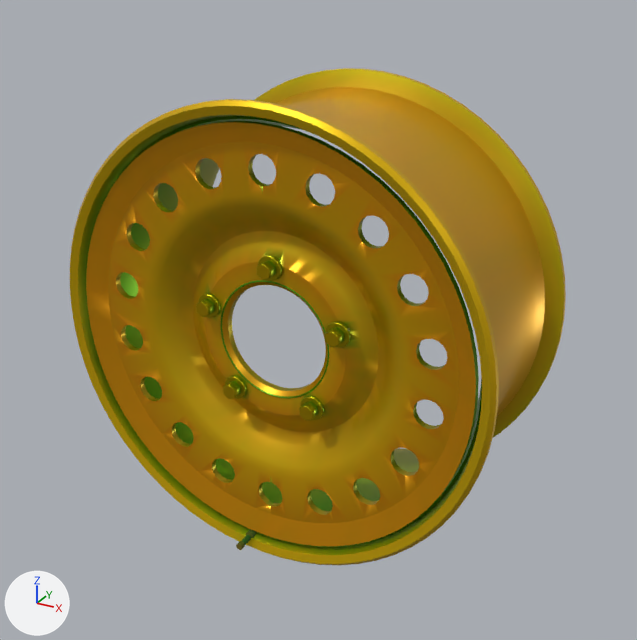
The glTF model model/parts/rim_RL_steel.glb as it was, and as the next commit left it.
Both versions are drawn from a camera (50 mm lens) standing at (1.624, -1.563, 0.756) and looking at (1.219, -0.825, 0.387). Every picture has the same lights, and +X, +Y and +Z are marked at lower left. The first picture is the older version. Where no turn or scale is listed for an object, it has been applied to the vertices. Vertices at exactly the same position are counted once.

In view in the first picture: 'black', 'chrome', 'rim'.
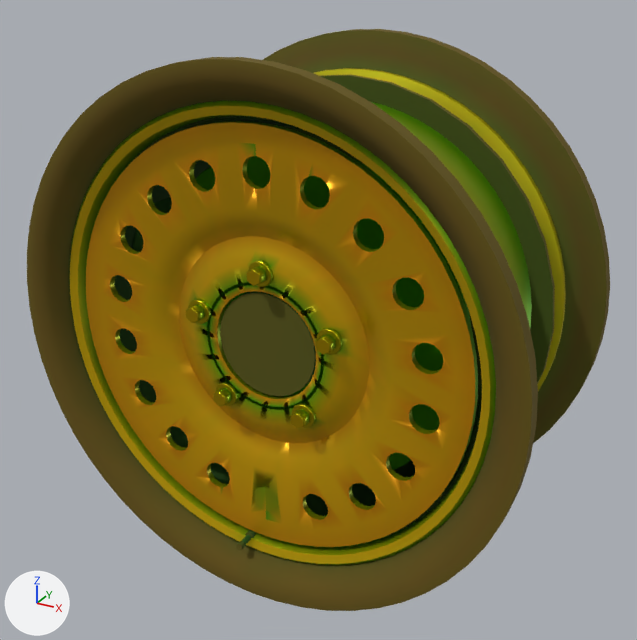
Changed parts and their boxes (x1, y1, x2, y2) in the pictures (637 x 640 px):
'tyre', added: after (27, 29, 610, 611)
'black', reshaped (1909% wider, 2064% taller): before (236, 529, 257, 550); after (114, 75, 555, 550)
'brake', added (mostly hidden): after (195, 156, 471, 470)
'chrome', moved: before (196, 255, 351, 421); after (186, 260, 342, 429)
part 1 of me_rim, rebuilt: before (86, 121, 479, 546); after (86, 121, 478, 547)
part 2 of me_rim, deleted: before (220, 280, 329, 399)
part 3 of me_rim, deleted (mostly hidden): before (120, 116, 482, 540)
part 4 of me_rim, recoloured: (70, 68, 566, 565) in both
part 5 of me_black, added: after (281, 75, 555, 403)
part 6 of me_black, added: after (220, 291, 316, 396)
part 7 of me_black, added (mostly hidden): after (114, 116, 482, 536)
part 8 of me_black, added: after (131, 197, 172, 252)
part 9 of me_black, recoloured: (236, 530, 257, 549) in both

The change, as a diff of the scene's bpy script:
```diff
--- a/model/parts/rim_RL_steel.glb.py
+++ b/model/parts/rim_RL_steel.glb.py
@@ mat_brake @@
+mat_brake = bpy.data.materials.new('brake')
+# nodes: BsdfPrincipled, Mix, OutputMaterial, VertexColor
+# colours: light grey #ccd1d4, mixed with the vertex colours
@@ mat_tyre @@
+mat_tyre = bpy.data.materials.new('tyre')
+# nodes: BsdfPrincipled, Mix, OutputMaterial, VertexColor
+# colours: dark grey #63676c, mixed with the vertex colours
@@ me_rim @@
 # used by ob_rim; location = (1.215, -0.822, 0.396)
-me_rim.from_pydata(...)  # 3682 vertices, 7360 faces; spans x -0.231..0.231, y -0.118..0.107, z -0.231..0.231
+me_rim.from_pydata(...)  # 3142 vertices, 6227 faces; spans x -0.231..0.231, y -0.118..0.107, z -0.231..0.231
+# me_rim part 1: the loose piece of 2274 vertices spanning x -0.212..0.212, y -0.11..-0.065, z -0.212..0.212 is rebuilt with 2182 vertices and now spans x -0.212..0.212, y -0.111..-0.087, z -0.212..0.212
+# me_rim part 2: the loose piece of 192 vertices spanning x -0.062..0.062, y -0.087..-0.078, z -0.062..0.062 is deleted
+# me_rim part 3: 256 vertices removed from x -0.213..0.213, y -0.1..0.1, z -0.213..0.213
+# me_rim part 4: 1773 kept faces spanning x -0.231..0.231, y -0.118..0.107, z -0.231..0.231 get new vertex colours
 me_rim.materials.append(mat_rim)
@@ me_chrome @@
 # used by ob_chrome; location = (1.215, -0.822, 0.396)
-me_chrome.from_pydata(...)  # 500 vertices, 960 faces; spans x -0.084..0.084, y -0.101..-0.087, z -0.073..0.087
+me_chrome.from_pydata(...)  # 500 vertices, 960 faces; spans x -0.084..0.084, y -0.118..-0.104, z -0.073..0.087
+# me_chrome part 10: the whole mesh is moved by (0.0, -0.017, 0.0)
 me_chrome.materials.append(mat_chrome)
@@ me_black @@
 # used by ob_black; location = (1.215, -0.822, 0.396)
-me_black.from_pydata(...)  # 72 vertices, 132 faces; spans x -0.0225..-0.0125, y -0.1327..-0.1046, z -0.2233..-0.2133
+me_black.from_pydata(...)  # 592 vertices, 1032 faces; spans x -0.229..0.229, y -0.1327..0.1016, z -0.229..0.229
+# me_black part 5: a new loose piece, a 32-sided cylinder along y spanning x -0.229..0.229, y 0.0661..0.072, z -0.229..0.229, in mat_black
+# me_black part 6: a new loose piece, a 24-sided cylinder along y spanning x -0.053..0.053, y -0.0986..-0.0789, z -0.053..0.053, in mat_black
+# me_black part 7: a new loose piece of 384 vertices spanning x -0.2159..0.2159, y -0.1016..0.1016, z -0.2159..0.2159, in mat_black
+# me_black part 8: a new loose piece of 24 vertices spanning x -0.1853..-0.1047, y -0.0858..-0.0266, z 0.0096..0.1104, in mat_black
+# me_black part 9: 60 kept faces spanning x -0.0225..-0.0125, y -0.1327..-0.1046, z -0.2233..-0.2133 get new vertex colours
 me_black.materials.append(mat_black)
@@ me_brake @@
+me_brake.from_pydata(...)  # 752 vertices, 1416 faces; spans x -0.177..0.177, y -0.116..-0.022, z -0.177..0.177
+me_brake.materials.append(mat_brake)
@@ me_tyre @@
+me_tyre.from_pydata(...)  # 896 vertices, 1792 faces; spans x -0.267..0.267, y -0.139..0.139, z -0.267..0.267
+me_tyre.materials.append(mat_tyre)
@@ ob_brake @@
+ob_brake = bpy.data.objects.new('brake', me_brake)
+ob_brake.location = (1.215, -0.822, 0.396)
@@ ob_tyre @@
+ob_tyre = bpy.data.objects.new('tyre', me_tyre)
+ob_tyre.location = (1.215, -0.822, 0.396)
```
